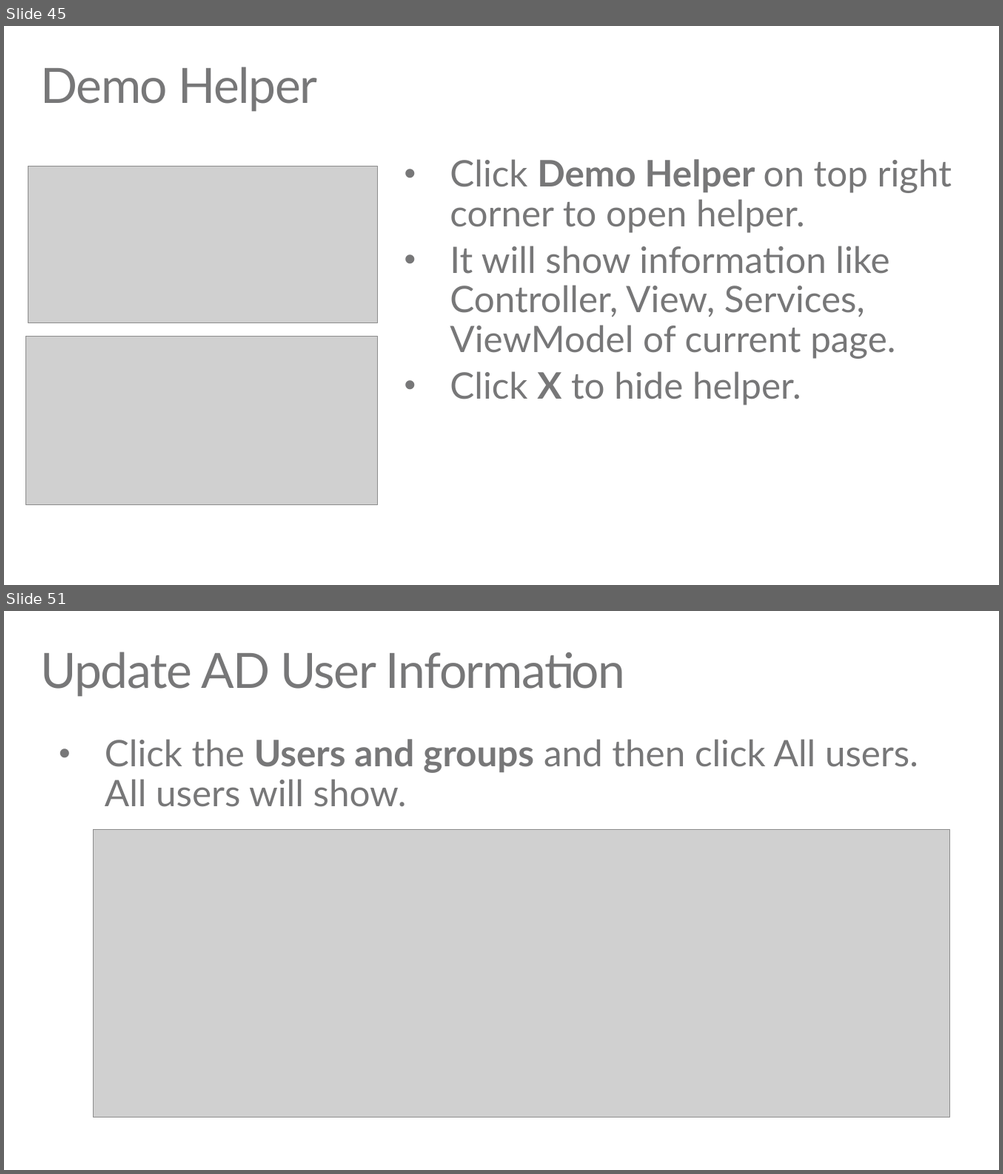
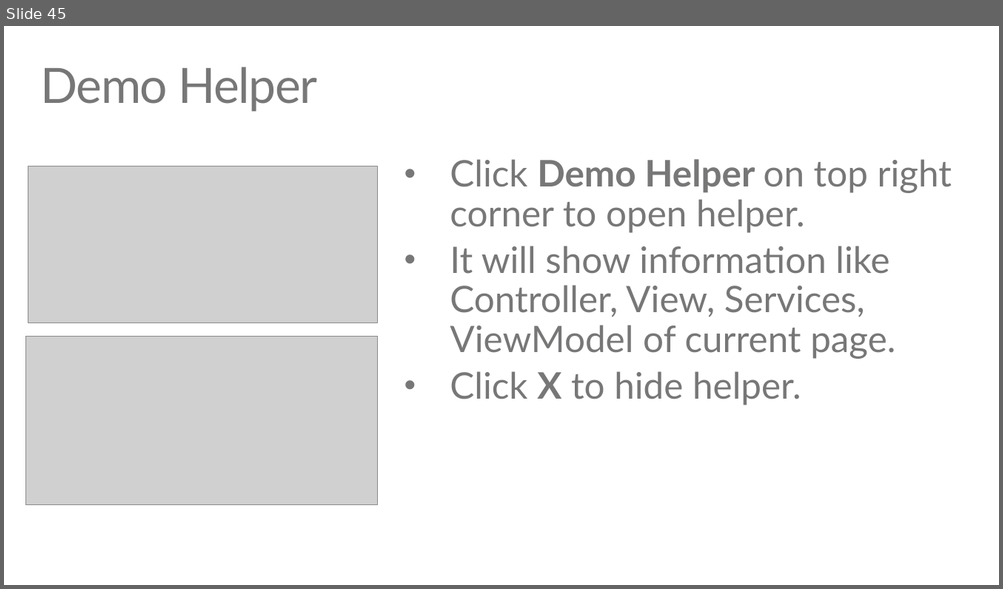
Before and after one commit to TylerLu/EDUGraphAPI-Angular, a slide deck: EDU GRAPH-API Demo Script.pptx. Shown one above the other, each under a label of ours: slides 45 and 51 before the commit, slide 45 after it; the slides between them are not shown. The pictures are 1003x1174 and 1003x589 pixels, drawn with LibreOffice and Linux fonts; fonts in the diff are those of the drawing; grey boxes stand for pictures. Boxes give left, top, right and bottom in pixels: in the first picture for what was removed or moved away, otherwise in the second. Text is boxed around its words. In the diff, an @@ line names an element or a change of style, - is before the commit and + after.

```diff
--- a/EDU GRAPH-API Demo Script.pptx
+++ b/EDU GRAPH-API Demo Script.pptx
@@ slide 51 removed at [4,611,999,1170], background #FFFFFF @@
@@ title removed at [40,652,626,697] @@
-Update AD User Information
@@ text removed at [105,739,918,807] @@
-• Click the Users and groups and then click All users. All users will show.
@@ picture removed at [94,829,950,1117] @@
```
Also in this commit, not shown: 1 slide changed, 7 other slides removed.
